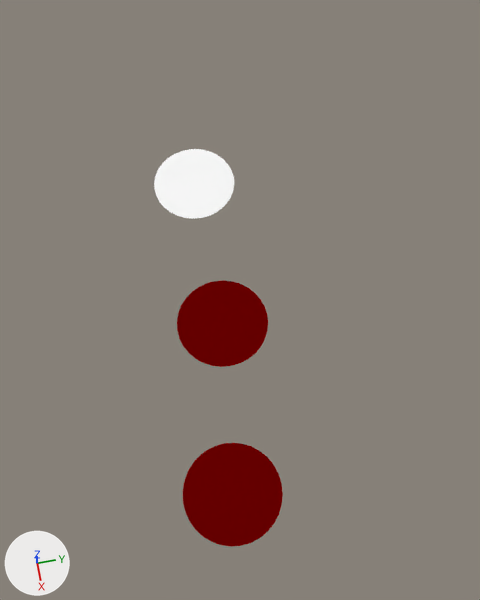
What one commit did to the Blender file python/gridbots/gridbots.blend.
One viewpoint serves both versions: a 50 mm lens placed at (1.64, -0.19, 4.11), pointed at (0.0, 0.12, -0.17). Arrows for +X, +Y and +Z are at lower left; the lights stay in place. The same objects are shown in both versions, whatever each file hides.

The first picture shows 'attach_rod', 'grab_glue_x', 'grab_rod_y'.
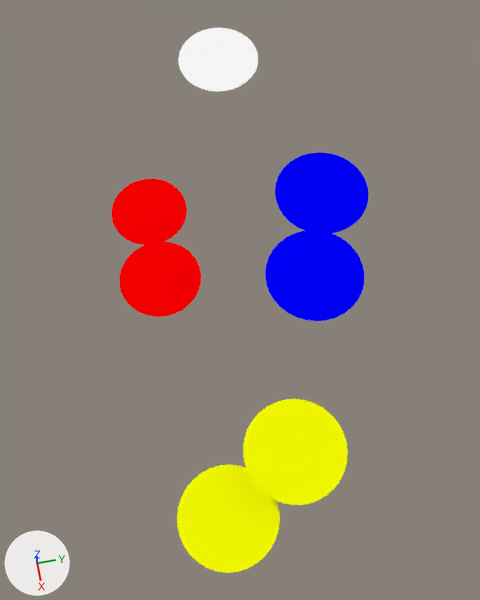
Boxes (x1, y1, x2, y2) around the edits, measured in the pictures (480 x 600 px):
```json
{"object": "grab_rod_y", "change": "moved", "before": [183, 443, 283, 547], "after": [243, 399, 348, 505]}
{"object": "grab_glue_x", "change": "moved", "before": [177, 280, 268, 367], "after": [120, 241, 201, 317]}
{"object": "grab_glue_y", "change": "moved", "after": [177, 465, 280, 573], "on screen": "not visible before"}
{"object": "attach_rod", "change": "moved", "before": [154, 149, 234, 219], "after": [178, 28, 258, 92]}
{"object": "grab_glue_z", "change": "moved", "after": [265, 230, 364, 321], "on screen": "not visible before"}
{"object": "grab_rod_z", "change": "moved", "after": [275, 152, 369, 233], "on screen": "not visible before"}
{"object": "grab_rod_x", "change": "moved", "after": [112, 179, 187, 245], "on screen": "not visible before"}
```

Scene script edits in JSON lines:
```json
{"op": "set", "path": "ob_grab_glue_z.location", "old": "(0.193, -0.037, -0.022)", "new": "(0.142, 0.549, 0.41)"}
{"op": "set", "path": "ob_grab_glue_y.location", "old": "(0.193, -0.037, -0.022)", "new": "(1.401, -0.212, 0.031)"}
{"op": "set", "path": "ob_grab_rod_y.location", "old": "(1.267, -0.163, -0.034)", "new": "(1.125, 0.23, 0.24)"}
{"op": "set", "path": "ob_grab_rod_z.location", "old": "(1.267, -0.163, -0.034)", "new": "(-0.425, 0.726, 0.376)"}
{"op": "set", "path": "ob_attach_rod.location", "old": "(-1.004, -0.048, -0.22)", "new": "(-1.831, 0.287, 0.109)"}
{"op": "set", "path": "ob_grab_rod_x.location", "old": "(1.267, -0.163, -0.034)", "new": "(-1.037, -0.43, -0.585)"}
{"op": "set", "path": "ob_grab_glue_x.location", "old": "(0.193, -0.037, -0.022)", "new": "(-0.357, -0.413, -0.388)"}
```
